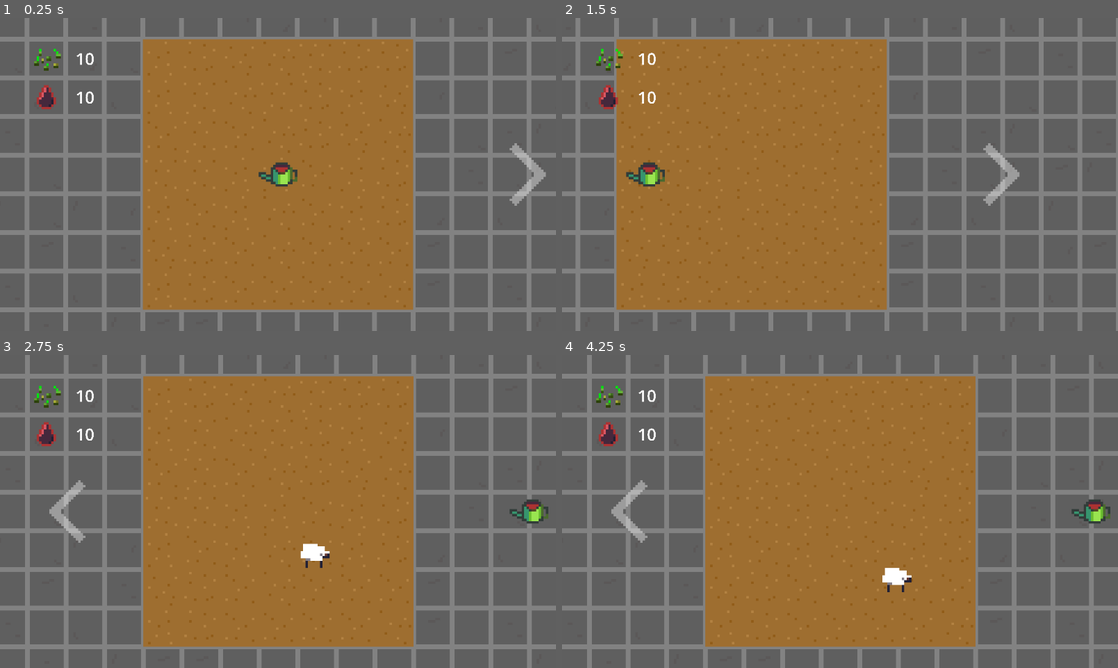
Above: before the commit, frames 1-4 (two rows, left to right).
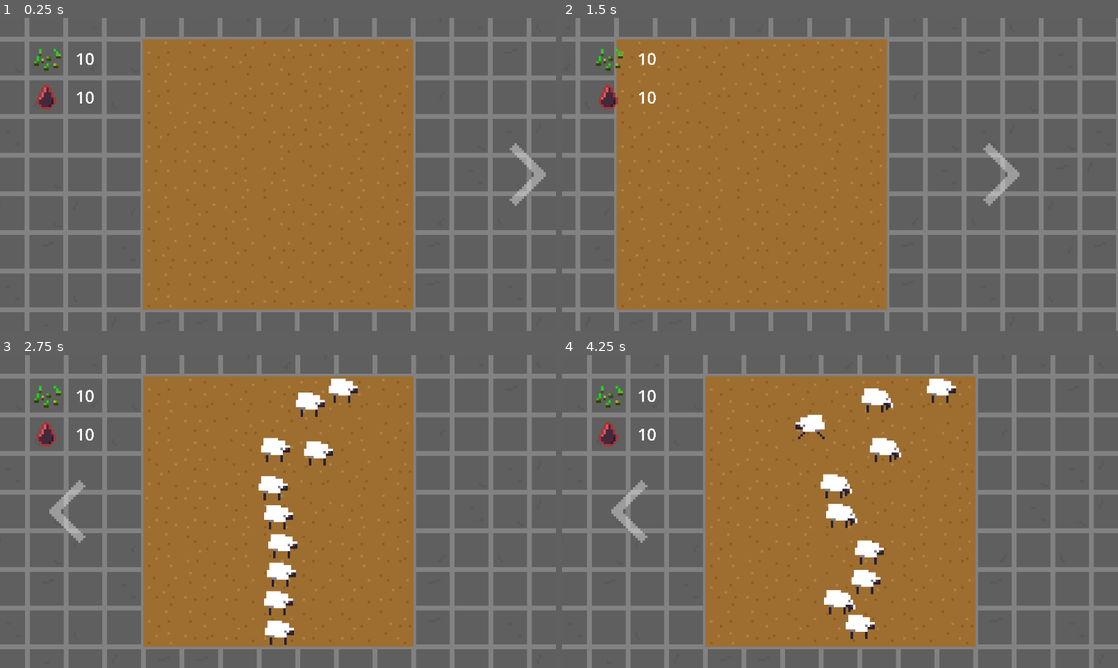
Above: after the commit, the same moments.

Repository: aeriab/giftjam_lebron
Game: Godot game, scene res://main/main.tscn
Two runs of this game, one before a commit and one after it. Both use one fixed random seed, a clock stepped at 60 frames per second and the inputs below.
Inputs (mouse positions are in pixels of both pictures, inside the frame that each line leads up to):
- Up to frame 1 (0.25 s): no input
- Up to frame 2 (1.5 s): click (1090, 174) at 0.5 s; click (628, 174) at 1.25 s
- Up to frame 3 (2.75 s): click (528, 511) at 2 s
- Up to frame 4 (4.25 s): click (628, 511) at 2.75 s; click (1090, 511) at 3.5 s

The runs differ from the first frame. In frame 1, 0.4% of the frame differs, in the area x 46-54%, y 46-54%; in frame 2, 0.4%; in frame 3, 3.2%; in frame 4, 3.3%, in the area x 42-99%, y 7-91%.

Commit message:
shaps move

Diff:
--- a/main/main.tscn
+++ b/main/main.tscn
@@ -1,15 +1,11 @@
-[gd_scene load_steps=9 format=3 uid="uid://cbd5qse08rnon"]
+[gd_scene load_steps=7 format=3 uid="uid://cbd5qse08rnon"]
 
 [ext_resource type="Script" uid="uid://csoxy0k242tvl" path="res://main/camera_2d.gd" id="1_3wy1v"]
 [ext_resource type="PackedScene" uid="uid://cdy6fef102nbh" path="res://plant_minigame.tscn" id="1_pjrb6"]
 [ext_resource type="PackedScene" uid="uid://dohj4615xds12" path="res://UI/ui.tscn" id="2_xwkvk"]
+[ext_resource type="Script" uid="uid://bbx7s75li7nm5" path="res://main/cursor_setter.gd" id="3_xwkvk"]
 [ext_resource type="Texture2D" uid="uid://bv3l5syoqshv6" path="res://assets/Arrow.png" id="4_c651c"]
 [ext_resource type="PackedScene" uid="uid://bcfydsopsdlh7" path="res://sheep_minigame.tscn" id="4_kfbq2"]
-[ext_resource type="Script" uid="uid://b3ubw8dks0sh6" path="res://main/bind_cursor.gd" id="6_4dugh"]
-[ext_resource type="Texture2D" uid="uid://f22awimgbqef" path="res://assets/wateringCan.png" id="6_kfbq2"]
-
-[sub_resource type="CircleShape2D" id="CircleShape2D_4dugh"]
-radius = 30.0
 
 [node name="Main" type="Node2D"]
 
@@ -23,6 +19,9 @@
 
 [node name="SheepMinigame" parent="." instance=ExtResource("4_kfbq2")]
 position = Vector2(272, 0)
+
+[node name="CursorSetter" type="Node" parent="."]
+script = ExtResource("3_xwkvk")
 
 [node name="ArrowToMurder" type="TextureButton" parent="."]
 modulate = Color(1, 1, 1, 0.380392)
@@ -52,17 +51,5 @@
 position = Vector2(272, 0)
 gizmo_extents = 158.6
 
-[node name="BindCursor" type="Marker2D" parent="."]
-z_index = 10
-script = ExtResource("6_4dugh")
-
-[node name="CustomCursor" type="Sprite2D" parent="BindCursor"]
-texture = ExtResource("6_kfbq2")
-
-[node name="scarefield" type="Area2D" parent="BindCursor"]
-
-[node name="CollisionShape2D" type="CollisionShape2D" parent="BindCursor/scarefield"]
-shape = SubResource("CircleShape2D_4dugh")
-
 [connection signal="pressed" from="ArrowToMurder" to="Camera2D" method="_on_arrow_to_murder_pressed"]
 [connection signal="pressed" from="ArrowToEvilPlants" to="Camera2D" method="_on_arrow_to_evil_plants_pressed"]
--- /dev/null
+++ b/sheep_minigame.gd
@@ -0,0 +1,14 @@
+extends Node2D
+
+@onready var shap = preload("res://shap.tscn")
+
+# Called when the node enters the scene tree for the first time.
+func _ready() -> void:
+	for i in range(0,9):
+		var new_shap = shap.instantiate()
+		add_child(new_shap)
+
+
+# Called every frame. 'delta' is the elapsed time since the previous frame.
+func _process(delta: float) -> void:
+	pass
--- a/sheep_minigame.tscn
+++ b/sheep_minigame.tscn
@@ -1,6 +1,7 @@
-[gd_scene load_steps=9 format=4 uid="uid://bcfydsopsdlh7"]
+[gd_scene load_steps=10 format=4 uid="uid://bcfydsopsdlh7"]
 
 [ext_resource type="Texture2D" uid="uid://cu4ebcrn6uqan" path="res://assets/Dirt(1) (4).png" id="1_ggkot"]
+[ext_resource type="Script" uid="uid://d4nt6d6555o1" path="res://sheep_minigame.gd" id="1_snb7h"]
 [ext_resource type="PackedScene" uid="uid://vx8vb55ymj4k" path="res://shap.tscn" id="2_ggkot"]
 
 [sub_resource type="TileSetAtlasSource" id="TileSetAtlasSource_y7wem"]
@@ -50,6 +51,7 @@
 distance = -56.0
 
 [node name="SheepMinigame" type="Node2D"]
+script = ExtResource("1_snb7h")
 
 [node name="Dirt_TileMapLayer" type="TileMapLayer" parent="."]
 position = Vector2(-8, -8)
Not shown, added: sheep_minigame.gd.uid
